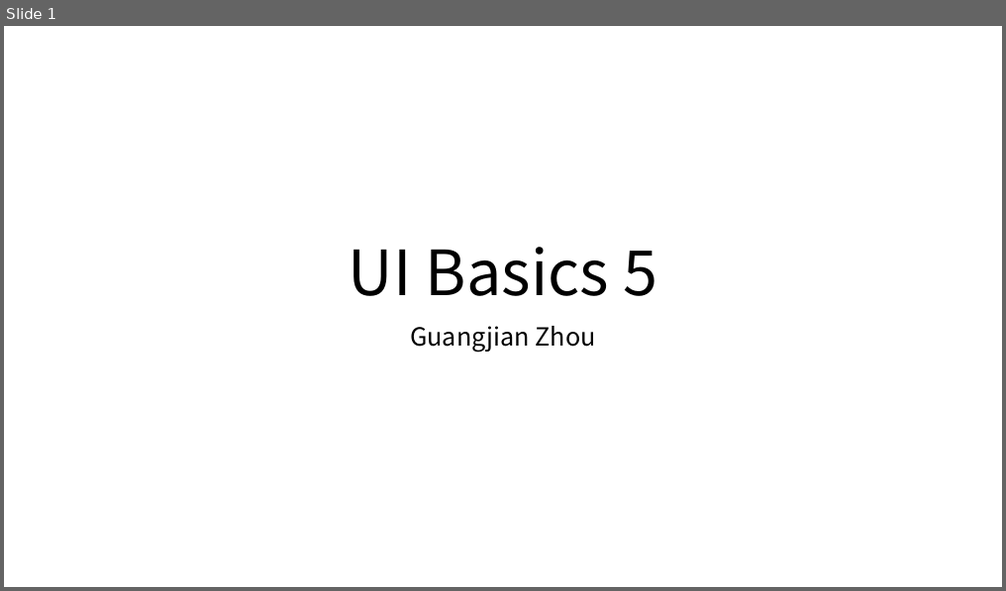
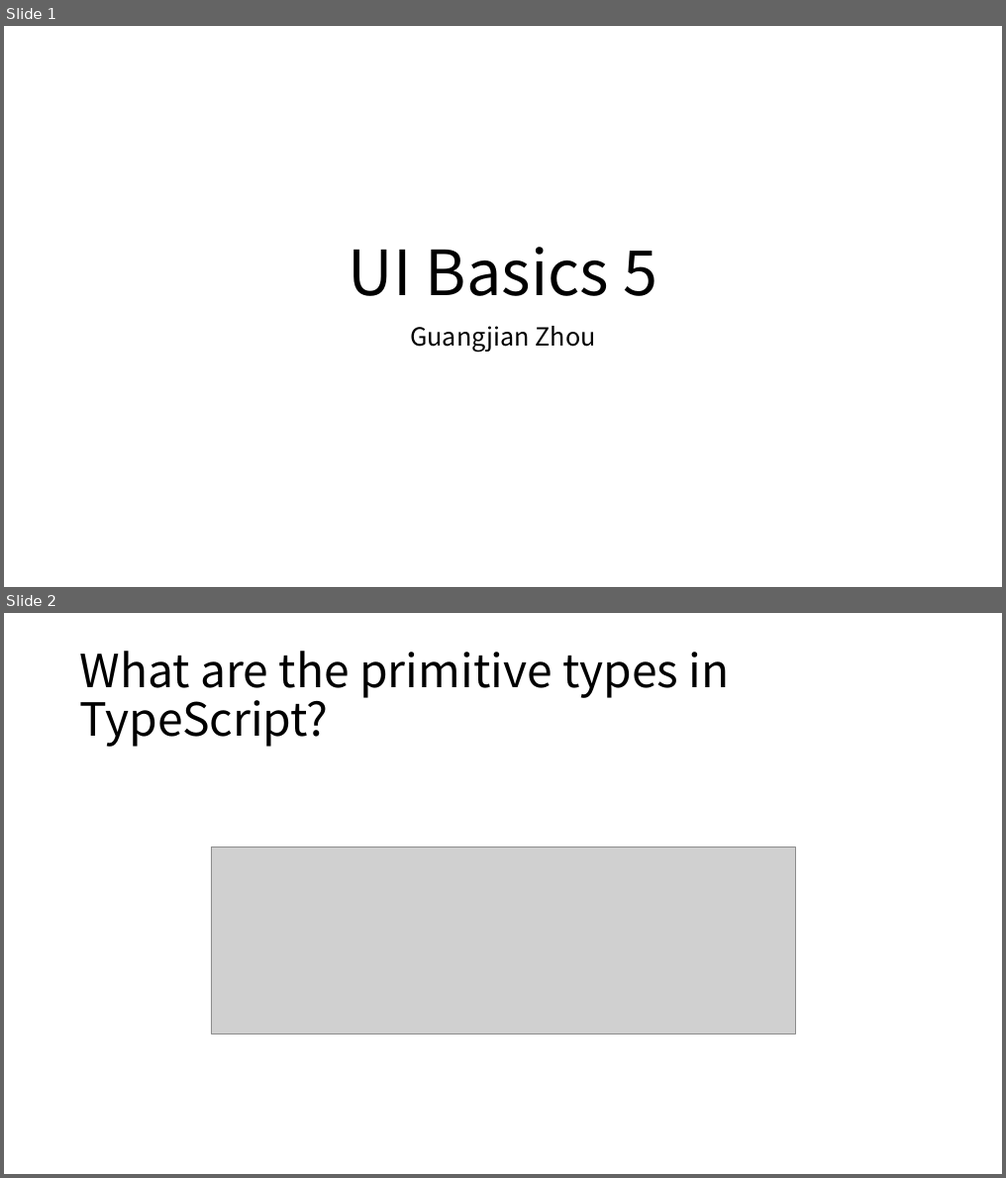
Before and after one commit to Marvioo/Cogent, a slide deck: Java Basics/UI Basics 5.pptx. Shown one above the other, each under a label of ours: slide 1 before the commit, slides 1 and 2 after it. The pictures are 1006x591 and 1006x1178 pixels, drawn with LibreOffice and Linux fonts; fonts in the diff are those of the drawing; grey boxes stand for pictures. Boxes give left, top, right and bottom in pixels: in the first picture for what was removed or moved away, otherwise in the second. Text is boxed around its words. In the diff, an @@ line names an element or a change of style, - is before the commit and + after.

```diff
--- a/Java Basics/UI Basics 5.pptx
+++ b/Java Basics/UI Basics 5.pptx
@@ slide 2 added at (4, 613, 1002, 1174), background #FFFFFF @@
@@ title added at (80, 651, 730, 747), 44 pt, text #000000 @@
+What are the primitive types in TypeScript?
@@ picture added at (211, 848, 795, 1035) @@
```
Also in this commit, not shown: 14 other slides added.
